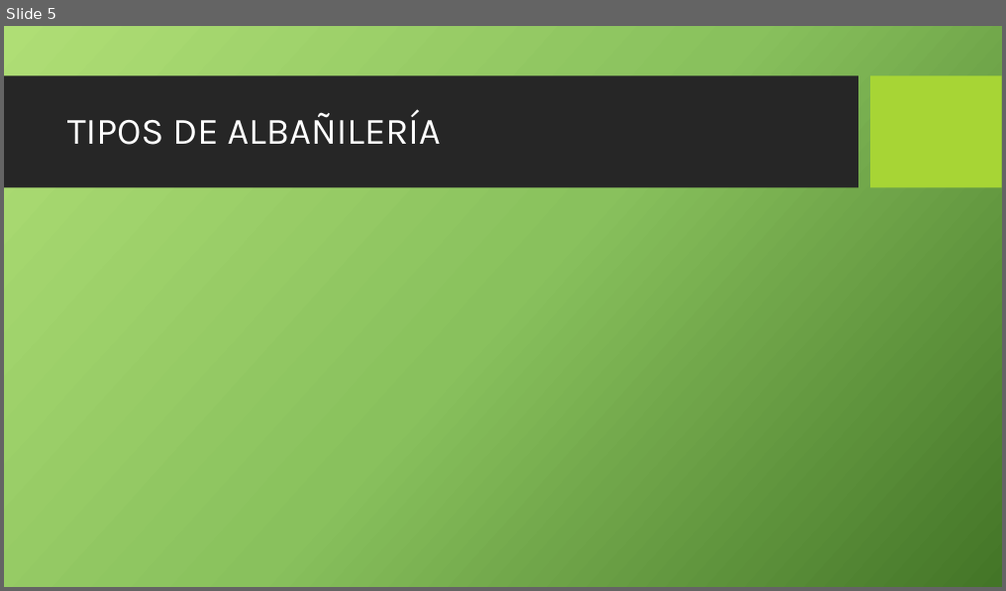
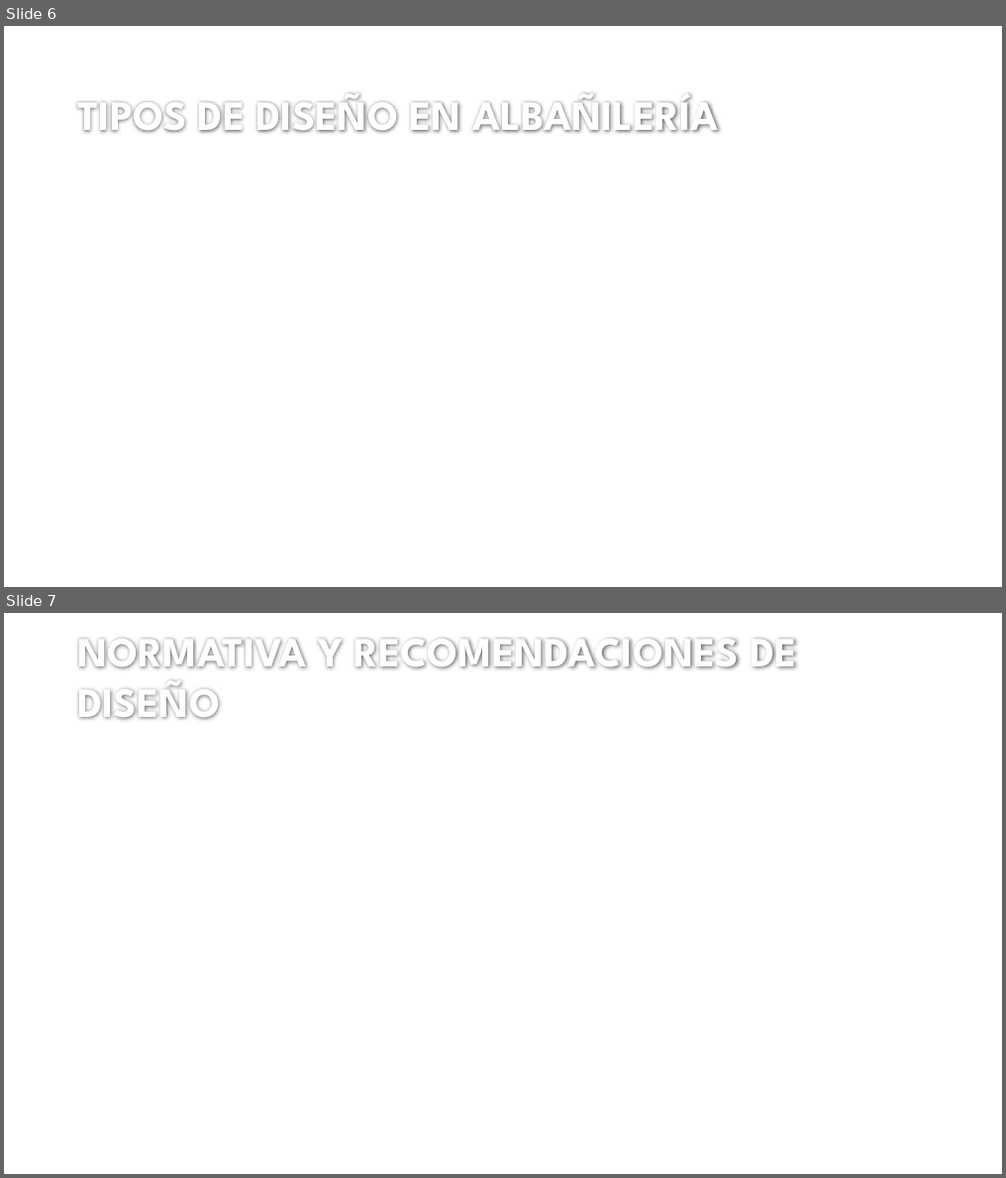
Before and after one commit to ppizarror/proyecto-CI6501, a slide deck: SISTEMAS CONSTRUCTIVOS EN ALBAÑILERIÁ.pptx. Shown one above the other, each under a label of ours: slide 5 before the commit, slides 6 and 7 after it. The pictures are 1006x591 and 1006x1178 pixels, drawn with LibreOffice and Linux fonts; fonts in the diff are those of the drawing; background and template pictures are left out. Boxes give left, top, right and bottom in pixels: in the first picture for what was removed or moved away, otherwise in the second. Text is boxed around its words. In the diff, an @@ line names an element or a change of style, - is before the commit and + after.

```diff
--- a/SISTEMAS CONSTRUCTIVOS EN ALBAÑILERIÁ.pptx
+++ b/SISTEMAS CONSTRUCTIVOS EN ALBAÑILERIÁ.pptx
@@ slide 7 added at (4,613,1002,1174), background #FFFFFF @@
@@ title added at (78,638,797,720), 40 pt, text #FEFEFE, bold @@
+NORMATIVA Y RECOMENDACIONES DE DISEÑO
@@ what was slide 5 is now slide 6 @@
@@ slide 6 changed as well @@
@@ background picture (left out) to #FFFFFF @@
@@ rectangle removed at (4,76,858,188) @@
@@ title "TIPOS DE DISEÑO EN ALBAÑILERÍA" at (78,93,719,133): vertical alignment middle to bottom @@
@@ rectangle removed at (871,76,1002,188) @@
@@ title at (78,93,719,133): text changed; size 36 to 40 pt; font Karla to League Spartan; text colour #FFFFFF to #FEFEFE; bold on @@
-TIPOS DE ALBAÑILERÍA
+TIPOS DE DISEÑO EN ALBAÑILERÍA
```
Also in this commit, not shown: 11 other slides changed, 1 other slide added, 1 slide removed.
